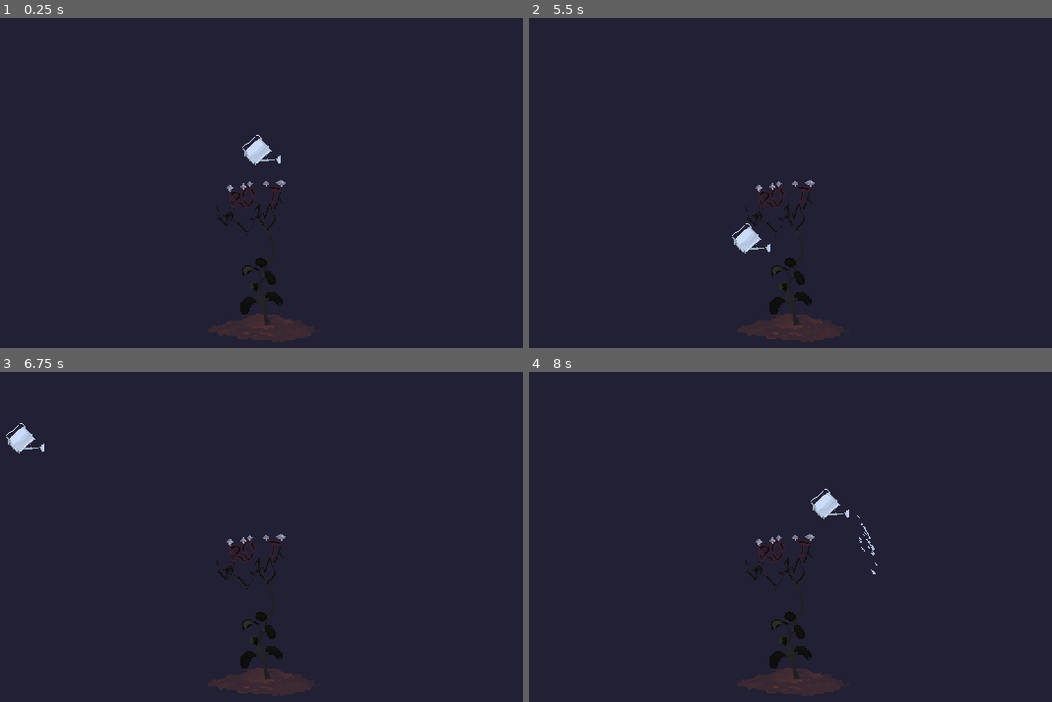
Above: before the commit, frames 1-4 (two rows, left to right).
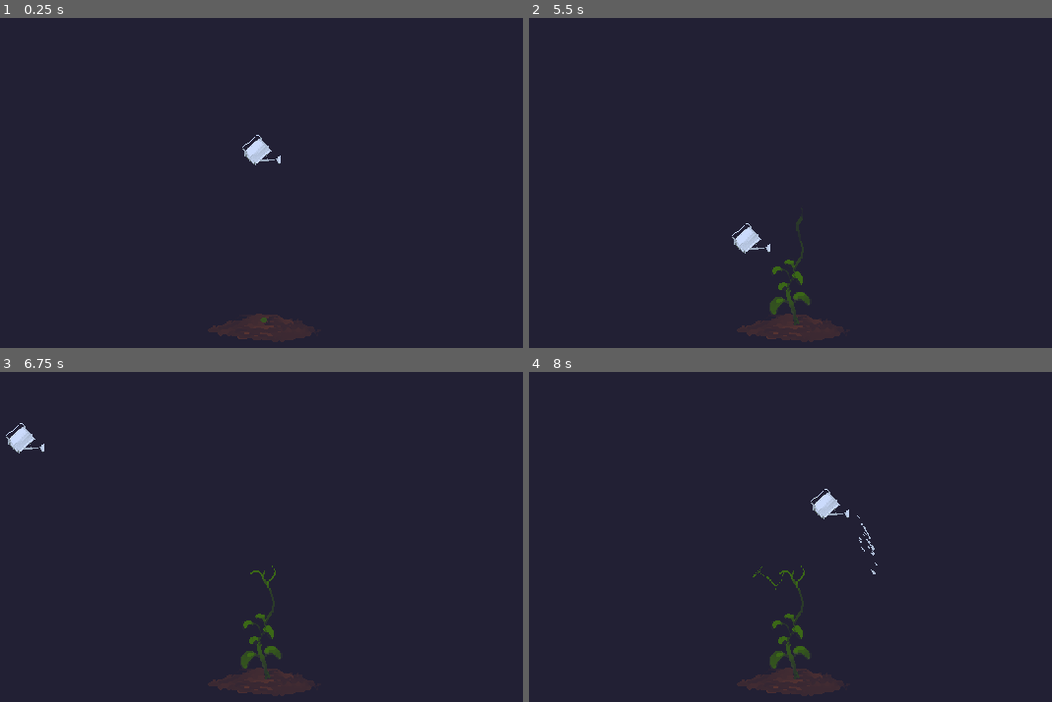
Above: after the commit, the same moments.

Repository: Protobeing/plant_game_ver_3
Game: Godot game, scene res://control.tscn
Two runs of this game, one before a commit and one after it. Both use one fixed random seed, a clock stepped at 60 frames per second and the inputs below.
Inputs (mouse positions are in pixels of both pictures, inside the frame that each line leads up to):
- Up to frame 1 (0.25 s): no input
- Up to frame 2 (5.5 s): click (748, 252) at 0.5 s; click (748, 252) at 1.25 s; click (748, 252) at 2 s; tap Enter at 2.75, 5 s; move the mouse to (963, 133) at 2.77 s; click (963, 133) at 2.92 s; move the mouse to (628, 176) at 3.52 s; click (628, 176) at 3.67 s; tap Space at 4.25 s; move the mouse to (868, 57) at 4.27 s; click (868, 57) at 4.42 s; move the mouse to (748, 242) at 5.02 s; click (748, 242) at 5.17 s
- Up to frame 3 (6.75 s): move the mouse to (496, 573) at 5.77 s; click (496, 573) at 5.92 s; tap Space at 6.5 s; move the mouse to (20, 441) at 6.52 s; click (20, 441) at 6.67 s
- Up to frame 4 (8 s): tap Enter at 7.25 s; move the mouse to (827, 507) at 7.27 s; click (827, 507) at 7.42 s

The runs differ from the first frame. In frame 1, 0.7% of the frame differs, in the area x 41-55%, y 49-93%; in frame 2, 0.8%; in frame 3, 0.8%; in frame 4, 0.8%.

Commit message:
full_commit

Diff:
--- a/button_smasher.gd
+++ b/button_smasher.gd
@@ -101,9 +101,10 @@
 		button_being_pressed = false
 func cycle_images() -> void:
 	for i in range(4):
+		$sound_effectanims.play("growing")
 		current_index += 1
 		if current_index >= images.size():
-
+			$sound_anims.play("turn_off_doomsak_turn_on_musak")
 			$AnimationPlayer.play("finished!")
 			await $AnimationPlayer.animation_finished
 			for child in get_children():
@@ -115,6 +116,18 @@
 		if current_index == 40:
 			button_being_pressed = true
 			$AnimationPlayer.play("seems like a good place to stop")
+			await $AnimationPlayer.animation_finished
+			if not is_inside_tree():
+				return
+			for child in get_children():
+				if child is TextureRect:
+					child.queue_free()
+			add_image(current_index)
+			return
+		if current_index == 48:
+			$sound_anims.play("turn_off_drums_turn_on_doom")
+			button_being_pressed = true
+			$AnimationPlayer.play("really?")
 			await $AnimationPlayer.animation_finished
 			if not is_inside_tree():
 				return
--- a/control.tscn
+++ b/control.tscn
@@ -1,11 +1,14 @@
-[gd_scene load_steps=16 format=3 uid="uid://bxgb1tmmgcbqm"]
+[gd_scene load_steps=27 format=3 uid="uid://bxgb1tmmgcbqm"]
 
 [ext_resource type="Script" path="res://button_smasher.gd" id="1_1efb0"]
-[ext_resource type="Texture2D" uid="uid://bu7qcro7ekjiy" path="res://images/background-Sheet75.png" id="2_bcsvv"]
 [ext_resource type="Texture2D" uid="uid://bqorwono4qg81" path="res://images/water_bucket.png" id="2_i6rao"]
 [ext_resource type="Texture2D" uid="uid://r0ccdpnvv7m5" path="res://images/backdrop.png" id="2_v6lh5"]
 [ext_resource type="Texture2D" uid="uid://c33f6h66jydsw" path="res://images/water.png" id="4_xffc8"]
 [ext_resource type="AudioStream" uid="uid://c6cusx5kcvwvm" path="res://sounds/163731__mrbriandesign__pouring-water-short.wav" id="5_1m1vm"]
+[ext_resource type="AudioStream" uid="uid://y2uv8etn1xm" path="res://sounds/735578__pluralz__clapping-large-crowd-at-choir-concert-18.wav" id="6_ygik8"]
+[ext_resource type="AudioStream" uid="uid://ckn5qyyglaowp" path="res://sounds/work_in_progress_jam.mp3" id="7_v2mcy"]
+[ext_resource type="AudioStream" uid="uid://b4eqsiv3oe53w" path="res://sounds/Oak_forest_song_two.mp3" id="8_bovnl"]
+[ext_resource type="AudioStream" uid="uid://b7n0uw0cyn2fc" path="res://sounds/178615__montacue__the-rustle-of-a-bush.wav" id="9_r0etl"]
 
 [sub_resource type="StyleBoxEmpty" id="StyleBoxEmpty_41q1f"]
 
@@ -91,10 +94,34 @@
 "update": 0,
 "values": [Color(1, 1, 1, 0)]
 }
+tracks/4/type = "value"
+tracks/4/imported = false
+tracks/4/enabled = true
+tracks/4/path = NodePath("really:visible")
+tracks/4/interp = 1
+tracks/4/loop_wrap = true
+tracks/4/keys = {
+"times": PackedFloat32Array(0),
+"transitions": PackedFloat32Array(1),
+"update": 1,
+"values": [false]
+}
+tracks/5/type = "value"
+tracks/5/imported = false
+tracks/5/enabled = true
+tracks/5/path = NodePath("really:modulate")
+tracks/5/interp = 1
+tracks/5/loop_wrap = true
+tracks/5/keys = {
+"times": PackedFloat32Array(0),
+"transitions": PackedFloat32Array(1),
+"update": 0,
+"values": [Color(1, 1, 1, 0)]
+}
 
 [sub_resource type="Animation" id="Animation_e62rf"]
 resource_name = "seems like a good place to stop"
-length = 5.0
+length = 10.0
 tracks/0/type = "value"
 tracks/0/imported = false
 tracks/0/enabled = true
@@ -118,12 +145,56 @@
 "transitions": PackedFloat32Array(1, 1, 1, 1),
 "update": 0,
 "values": [Color(1, 1, 1, 0), Color(1, 1, 1, 1), Color(1, 1, 1, 1), Color(1, 1, 1, 0)]
+}
+tracks/2/type = "audio"
+tracks/2/imported = false
+tracks/2/enabled = true
+tracks/2/path = NodePath("large_crowd")
+tracks/2/interp = 1
+tracks/2/loop_wrap = true
+tracks/2/keys = {
+"clips": [{
+"end_offset": 0.0,
+"start_offset": 0.0,
+"stream": ExtResource("6_ygik8")
+}],
+"times": PackedFloat32Array(0)
+}
+tracks/2/use_blend = true
+
+[sub_resource type="Animation" id="Animation_nklsu"]
+resource_name = "really?"
+length = 5.0
+tracks/0/type = "value"
+tracks/0/imported = false
+tracks/0/enabled = true
+tracks/0/path = NodePath("really:visible")
+tracks/0/interp = 1
+tracks/0/loop_wrap = true
+tracks/0/keys = {
+"times": PackedFloat32Array(0, 1, 5),
+"transitions": PackedFloat32Array(1, 1, 1),
+"update": 1,
+"values": [false, true, false]
+}
+tracks/1/type = "value"
+tracks/1/imported = false
+tracks/1/enabled = true
+tracks/1/path = NodePath("really:modulate")
+tracks/1/interp = 1
+tracks/1/loop_wrap = true
+tracks/1/keys = {
+"times": PackedFloat32Array(0, 0.433333, 2, 4, 5),
+"transitions": PackedFloat32Array(1, 1, 1, 1, 1),
+"update": 0,
+"values": [Color(1, 1, 1, 0), Color(1, 1, 1, 0), Color(1, 1, 1, 1), Color(1, 1, 1, 1), Color(1, 1, 1, 0)]
 }
 
 [sub_resource type="AnimationLibrary" id="AnimationLibrary_me10s"]
 _data = {
 "RESET": SubResource("Animation_ms36d"),
 "finished!": SubResource("Animation_gvoo7"),
+"really?": SubResource("Animation_nklsu"),
 "seems like a good place to stop": SubResource("Animation_e62rf")
 }
 
@@ -139,6 +210,126 @@
 outline_color = Color(0.498039, 1, 1, 1)
 shadow_size = 2
 shadow_color = Color(0.00392157, 0.00392157, 0.00392157, 1)
+
+[sub_resource type="Animation" id="Animation_x0jx8"]
+resource_name = "turn_off_drums_turn_on_doom"
+length = 10.0
+tracks/0/type = "value"
+tracks/0/imported = false
+tracks/0/enabled = true
+tracks/0/path = NodePath("musak:volume_db")
+tracks/0/interp = 1
+tracks/0/loop_wrap = true
+tracks/0/keys = {
+"times": PackedFloat32Array(2.03333, 7),
+"transitions": PackedFloat32Array(1, 1),
+"update": 0,
+"values": [-15.0, -70.0]
+}
+tracks/1/type = "value"
+tracks/1/imported = false
+tracks/1/enabled = true
+tracks/1/path = NodePath("doomsak:volume_db")
+tracks/1/interp = 1
+tracks/1/loop_wrap = true
+tracks/1/keys = {
+"times": PackedFloat32Array(2, 7.03333),
+"transitions": PackedFloat32Array(1, 1),
+"update": 0,
+"values": [-70.0, -15.0]
+}
+
+[sub_resource type="Animation" id="Animation_0f545"]
+length = 0.001
+tracks/0/type = "value"
+tracks/0/imported = false
+tracks/0/enabled = true
+tracks/0/path = NodePath("musak:volume_db")
+tracks/0/interp = 1
+tracks/0/loop_wrap = true
+tracks/0/keys = {
+"times": PackedFloat32Array(0),
+"transitions": PackedFloat32Array(1),
+"update": 0,
+"values": [-14.857]
+}
+tracks/1/type = "value"
+tracks/1/imported = false
+tracks/1/enabled = true
+tracks/1/path = NodePath("doomsak:volume_db")
+tracks/1/interp = 1
+tracks/1/loop_wrap = true
+tracks/1/keys = {
+"times": PackedFloat32Array(0),
+"transitions": PackedFloat32Array(1),
+"update": 0,
+"values": [-67.532]
+}
+
+[sub_resource type="Animation" id="Animation_a7cik"]
+resource_name = "turn_off_doomsak_turn_on_musak"
+length = 10.0
+tracks/0/type = "value"
+tracks/0/imported = false
+tracks/0/enabled = true
+tracks/0/path = NodePath("doomsak:volume_db")
+tracks/0/interp = 1
+tracks/0/loop_wrap = true
+tracks/0/keys = {
+"times": PackedFloat32Array(2.03333, 6.93333),
+"transitions": PackedFloat32Array(1, 1),
+"update": 0,
+"values": [-15.0, -70.0]
+}
+tracks/1/type = "value"
+tracks/1/imported = false
+tracks/1/enabled = true
+tracks/1/path = NodePath("musak:volume_db")
+tracks/1/interp = 1
+tracks/1/loop_wrap = true
+tracks/1/keys = {
+"times": PackedFloat32Array(2.03333, 7),
+"transitions": PackedFloat32Array(1, 1),
+"update": 0,
+"values": [-70.0, -15.0]
+}
+
+[sub_resource type="AnimationLibrary" id="AnimationLibrary_w7526"]
+_data = {
+"RESET": SubResource("Animation_0f545"),
+"turn_off_doomsak_turn_on_musak": SubResource("Animation_a7cik"),
+"turn_off_drums_turn_on_doom": SubResource("Animation_x0jx8")
+}
+
+[sub_resource type="AudioStreamRandomizer" id="AudioStreamRandomizer_vgv7h"]
+random_pitch = 1.84
+random_volume_offset_db = 1.5
+streams_count = 1
+stream_0/stream = ExtResource("9_r0etl")
+
+[sub_resource type="Animation" id="Animation_xi5ro"]
+resource_name = "growing"
+length = 2.0
+tracks/0/type = "audio"
+tracks/0/imported = false
+tracks/0/enabled = true
+tracks/0/path = NodePath("sound_effects")
+tracks/0/interp = 1
+tracks/0/loop_wrap = true
+tracks/0/keys = {
+"clips": [{
+"end_offset": 0.0,
+"start_offset": 0.0,
+"stream": SubResource("AudioStreamRandomizer_vgv7h")
+}],
+"times": PackedFloat32Array(0.0333333)
+}
+tracks/0/use_blend = true
+
+[sub_resource type="AnimationLibrary" id="AnimationLibrary_7g3wi"]
+_data = {
+"growing": SubResource("Animation_xi5ro")
+}
 
 [node name="Control" type="Control"]
 layout_mode = 3
@@ -157,7 +348,6 @@
 offset_top = 77.0
 offset_right = 387.0
 offset_bottom = 117.0
-texture = ExtResource("2_bcsvv")
 
 [node name="Button" type="Button" parent="."]
 z_index = 1
@@ -196,6 +386,8 @@
 [node name="AudioStreamPlayer2D" type="AudioStreamPlayer2D" parent="."]
 stream = ExtResource("5_1m1vm")
 
+[node name="large_crowd" type="AudioStreamPlayer2D" parent="."]
+
 [node name="button_timer" type="Timer" parent="."]
 wait_time = 1.5
 one_shot = true
@@ -234,6 +426,43 @@
 text = "seems like a good place to stop....."
 label_settings = SubResource("LabelSettings_v1wy7")
 
+[node name="really" type="Label" parent="."]
+visible = false
+modulate = Color(1, 1, 1, 0)
+z_index = 3
+layout_mode = 0
+offset_left = 537.0
+offset_top = 311.0
+offset_right = 762.0
+offset_bottom = 326.0
+theme = SubResource("Theme_otc1f")
+text = "Really?"
+label_settings = SubResource("LabelSettings_v1wy7")
+
+[node name="musak" type="AudioStreamPlayer2D" parent="."]
+position = Vector2(555, 408)
+stream = ExtResource("7_v2mcy")
+volume_db = -14.857
+autoplay = true
+
+[node name="doomsak" type="AudioStreamPlayer2D" parent="."]
+position = Vector2(555, 408)
+stream = ExtResource("8_bovnl")
+volume_db = -67.532
+autoplay = true
+
+[node name="sound_anims" type="AnimationPlayer" parent="."]
+libraries = {
+"": SubResource("AnimationLibrary_w7526")
+}
+
+[node name="sound_effects" type="AudioStreamPlayer2D" parent="."]
+
+[node name="sound_effectanims" type="AnimationPlayer" parent="."]
+libraries = {
+"": SubResource("AnimationLibrary_7g3wi")
+}
+
 [connection signal="pressed" from="Button" to="." method="_on_button_pressed"]
 [connection signal="timeout" from="button_timer" to="." method="_on_button_timer_timeout"]
 [connection signal="timeout" from="pouring" to="." method="_on_pouring_timeout"]
--- /dev/null
+++ b/texture_rect.gd
@@ -0,0 +1,39 @@
+extends Control
+
+# an array is a list of items stored in order
+# each item in the array is automatically assigned a number starting from 0
+# so image1.png is assigned 0, image2.png is assigned 1, image3.png is assigned 2
+# we can use these numbers to look up any image in the list
+# preload() loads the image from the file path into memory when the game starts
+# each image is separated by a comma
+var images: Array = [
+	preload("res://images/image1.png"),  # index 0
+	preload("res://images/image2.png"),  # index 1
+	preload("res://images/image3.png")   # index 2
+]
+
+# this is an integer variable - it stores a whole number
+# we use it to keep track of which image we are currently looking at
+# it starts at 0 because arrays always start counting from 0
+var current_index: int = 0
+
+# @onready means this variable is set up when the scene is ready
+# the $ symbol means we are looking for a node in the scene tree
+# display is now a reference to the TextureRect node - we can use it to change the image
+@onready var display = $TextureRect
+
+# this function is automatically called every time the button is clicked
+# it is connected to the button's "pressed" signal in the editor
+func _on_button_pressed() -> void:
+	# += 1 means add 1 to current_index
+	# so every click moves us one step forward in the array
+	current_index += 1
+	# images.size() returns the total number of images in the array
+	# if current_index is equal to or greater than the total number of images
+	# we have reached the end of the array so we reset back to 0
+	if current_index >= images.size():
+		current_index = 0
+	# texture is a property of TextureRect that controls which image it displays
+	# images[current_index] looks up the image at the current position in the array
+	# so this line swaps the displayed image to the next one in the list
+	display.texture = images[current_index]
Not shown, added: sounds/178615__montacue__the-rustle-of-a-bush.wav.import
Not shown, added: sounds/569484__sheyvan__bush-branches-rustling-1-16.wav.import
Not shown, added: sounds/735578__pluralz__clapping-large-crowd-at-choir-concert-18.wav.import
Not shown, added: sounds/Oak_forest_song_two.mp3.import
Not shown, added: sounds/Untitled.mp3.import
Not shown, added: sounds/grub_2.mp3.import
Not shown, added: sounds/work_in_progress_jam.mp3.import
Not shown, added: sounds/178615__montacue__the-rustle-of-a-bush.wav
Not shown, added: sounds/569484__sheyvan__bush-branches-rustling-1-16.wav
Not shown, added: sounds/735578__pluralz__clapping-large-crowd-at-choir-concert-18.wav
Not shown, added: sounds/Oak_forest_song_two.mp3
Not shown, added: sounds/Oak_forest_song_two.wav.asd
(and 3 more such lines)
